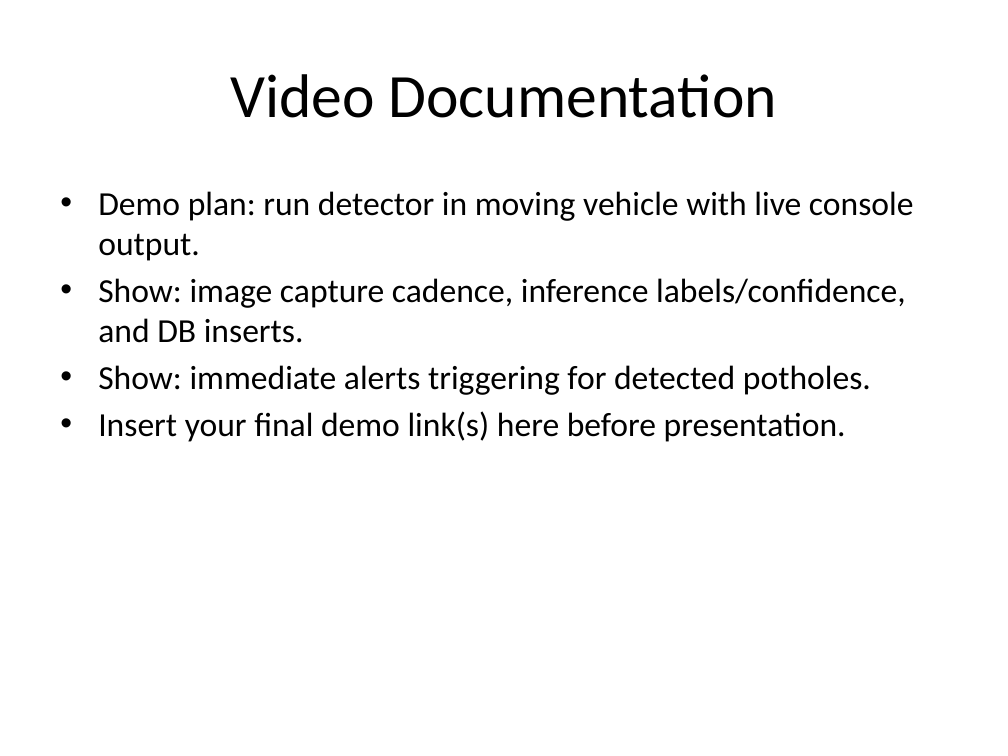
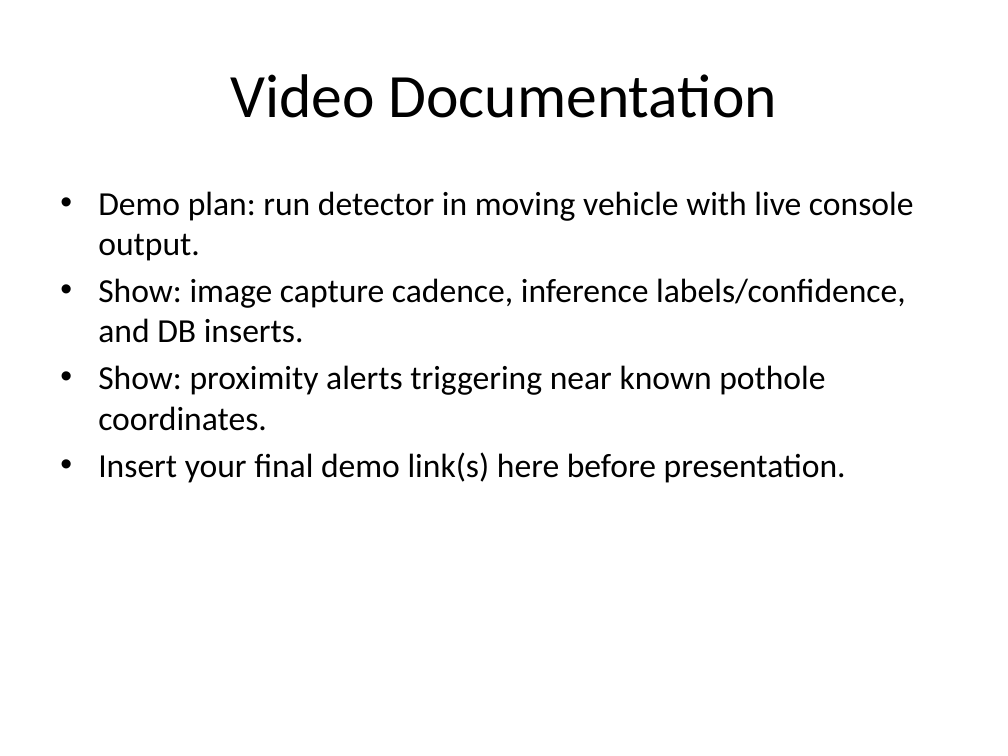
Before and after one commit to Josh7511/pothole-detection, a slide deck: slide 8 of Pothole_Detection_Presentation.pptx. Drawn at 1008x756 pixels with LibreOffice and Linux fonts; fonts in the diff are those of the drawing. Boxes give left, top, right and bottom in pixels: in the first picture for what was removed or moved away, otherwise in the second. Text is boxed around its words. In the diff, an @@ line names an element or a change of style, - is before the commit and + after.

```diff
--- a/Pothole_Detection_Presentation.pptx
+++ b/Pothole_Detection_Presentation.pptx
@@ text at bbox=[98, 365, 825, 431]: text changed @@
-• Show: immediate alerts triggering for detected potholes.
+• Show: proximity alerts triggering near known pothole coordinates.
```
Also in this commit, not shown: 7 other slides changed, 5 other files.
